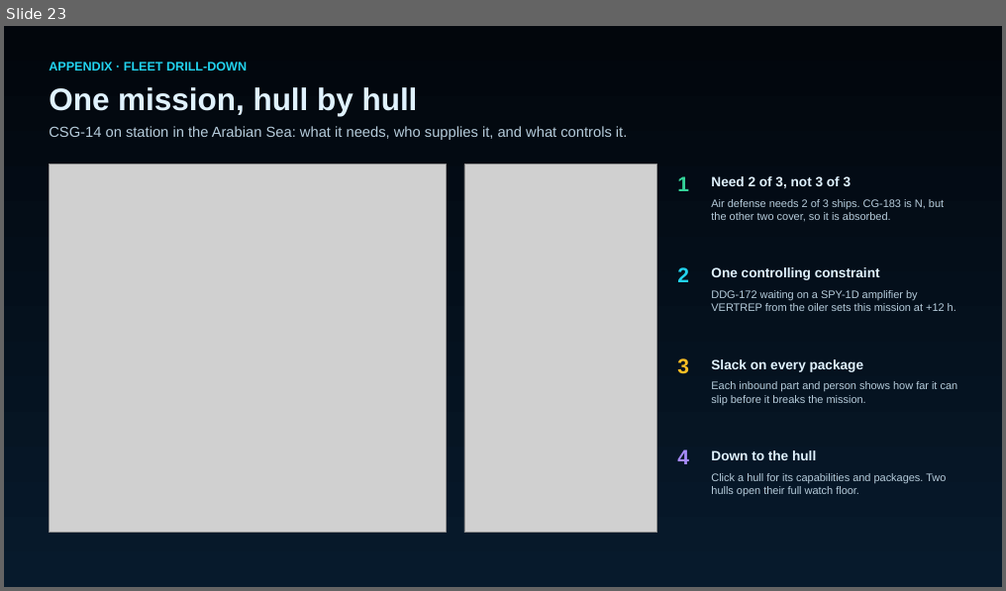
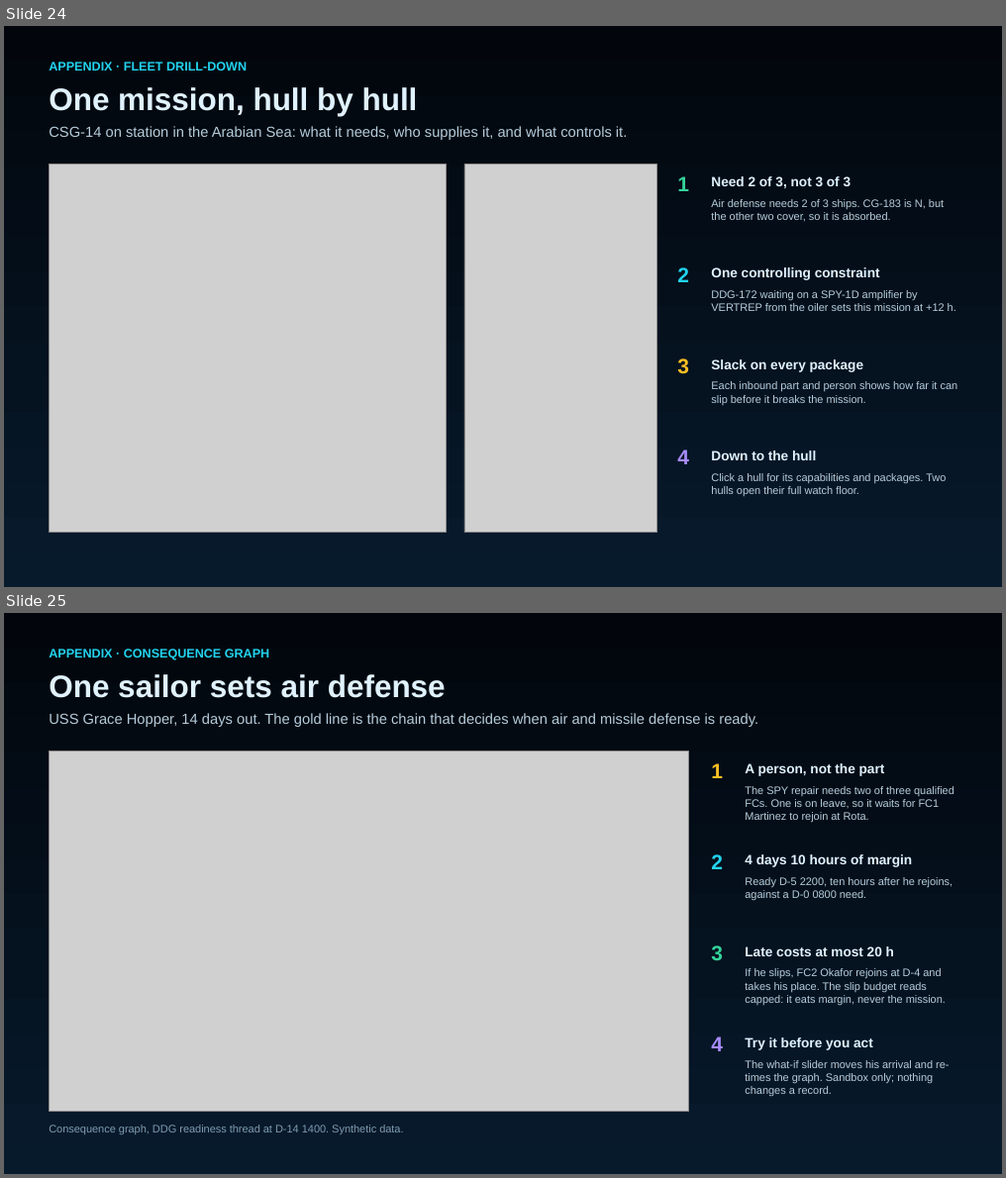
Before and after one commit to bschumacher-uncomn/HAWSIR, a slide deck: docs/slides/HAWSIR_this_week.pptx. Shown one above the other, each under a label of ours: slide 23 before the commit, slides 24 and 25 after it. The pictures are 1006x591 and 1006x1178 pixels, drawn with LibreOffice and Linux fonts; fonts in the diff are those of the drawing; grey boxes stand for pictures. Boxes give left, top, right and bottom in pixels: in the first picture for what was removed or moved away, otherwise in the second. Text is boxed around its words. In the diff, an @@ line names an element or a change of style, - is before the commit and + after.

Commit message:
Deck: appendix slides for the Pacific fleet globe and the DDG consequence graph
Typhoon at Guam with NSIPS down (fleet globe) and FC1 Martinez setting air
defense margin (consequence graph). capture.mjs gains the two 4K stills and a
drag-to-center step for the globe. 30 slides.

```diff
--- a/docs/slides/HAWSIR_this_week.pptx
+++ b/docs/slides/HAWSIR_this_week.pptx
@@ slide 25 added at (x1=4, y1=613, x2=1002, y2=1174), background #FFFFFF @@
@@ rectangle added at (x1=4, y1=613, x2=1002, y2=1174), fill gradient #071A2C to #02060C @@
@@ text added at (x1=49, y1=649, x2=269, y2=661), 12 pt, text #22D3EE, bold @@
+APPENDIX · CONSEQUENCE GRAPH
@@ text added at (x1=49, y1=674, x2=446, y2=698), 30 pt, text #E0F2FE, bold @@
+One sailor sets air defense
@@ text added at (x1=49, y1=713, x2=758, y2=727), 14 pt, text #B6CCDB @@
+USS Grace Hopper, 14 days out. The gold line is the chain that decides when air and missile defense is ready.
@@ picture added at (x1=49, y1=752, x2=689, y2=1112) @@
@@ text added at (x1=711, y1=763, x2=723, y2=778), 20 pt, text #FBBF24, bold @@
+1
@@ text added at (x1=745, y1=763, x2=885, y2=776), 13 pt, text #E0F2FE, bold @@
+A person, not the part
@@ text added at (x1=745, y1=786, x2=954, y2=823), 10.5 pt, text #B6CCDB @@
+The SPY repair needs two of three qualified FCs. One is on leave, so it waits for FC1 Martinez to rejoin at Rota.
@@ text added at (x1=711, y1=855, x2=723, y2=869), 20 pt, text #22D3EE, bold @@
+2
@@ text added at (x1=745, y1=855, x2=912, y2=867), 13 pt, text #E0F2FE, bold @@
+4 days 10 hours of margin
@@ text added at (x1=745, y1=877, x2=952, y2=901), 10.5 pt, text #B6CCDB @@
+Ready D-5 2200, ten hours after he rejoins, against a D-0 0800 need.
@@ text added at (x1=711, y1=946, x2=723, y2=960), 20 pt, text #34D399, bold @@
+3
@@ text added at (x1=745, y1=947, x2=894, y2=957), 13 pt, text #E0F2FE, bold @@
+Late costs at most 20 h
@@ text added at (x1=745, y1=968, x2=945, y2=1005), 10.5 pt, text #B6CCDB @@
+If he slips, FC2 Okafor rejoins at D-4 and takes his place. The slip budget reads capped: it eats margin, never the mission.
@@ text added at (x1=711, y1=1037, x2=723, y2=1052), 20 pt, text #A78BFA, bold @@
+4
@@ text added at (x1=745, y1=1038, x2=873, y2=1051), 13 pt, text #E0F2FE, bold @@
+Try it before you act
@@ text added at (x1=745, y1=1060, x2=948, y2=1097), 10.5 pt, text #B6CCDB @@
+The what-if slider moves his arrival and re-times the graph. Sandbox only; nothing changes a record.
@@ text added at (x1=49, y1=1125, x2=403, y2=1135), 10.5 pt, text #7F9CB3 @@
+Consequence graph, DDG readiness thread at D-14 1400. Synthetic data.
@@ what was slide 23 is now slide 24 @@
```
Also in this commit, not shown: 1 slide changed, 1 other slide added, 4 other files.
